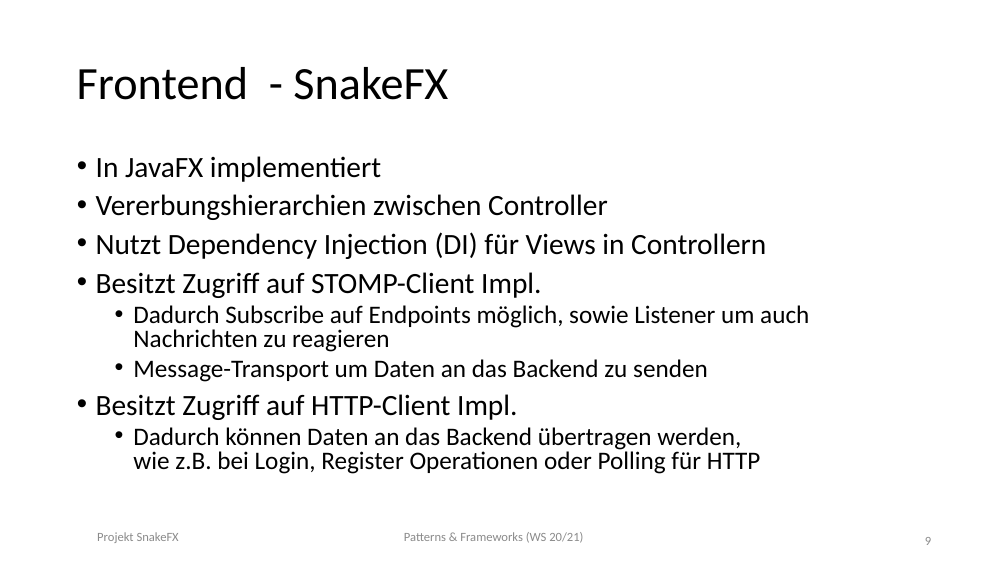
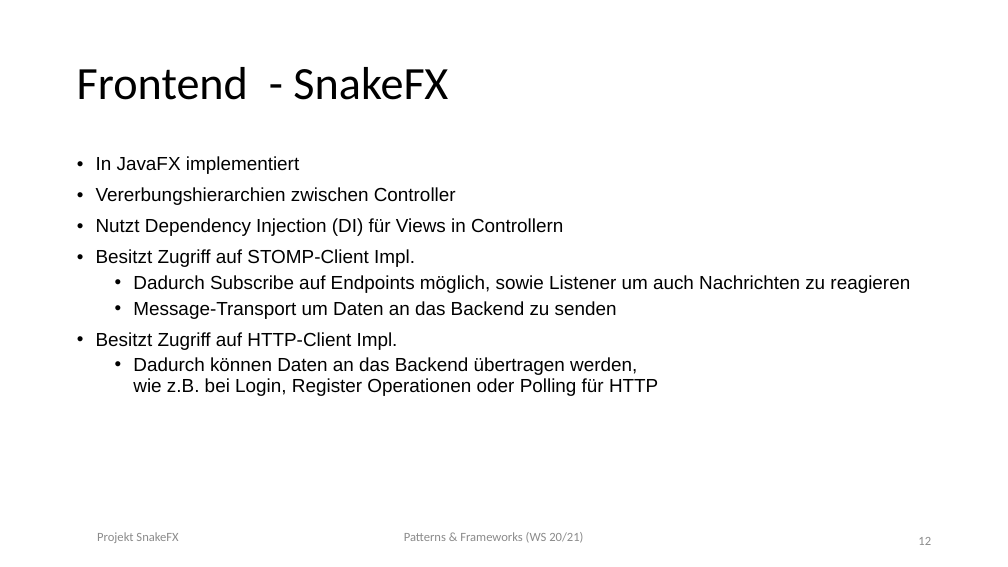
Before and after one commit to Bummelnderboris/Patterns_and_Frameworks, a slide deck: slide 12 of docs/00000_abgabe_final/3_Prasentation/Wulfert_Reidel_PF_SnakeFX.pptx (slide 9 before the commit). Drawn at 1008x567 pixels with LibreOffice and Linux fonts; fonts in the diff are those of the drawing. Boxes give left, top, right and bottom in pixels: in the first picture for what was removed or moved away, otherwise in the second. Text is boxed around its words. In the diff, an @@ line names an element or a change of style, - is before the commit and + after.

```diff
--- a/docs/00000_abgabe_final/3_Prasentation/Wulfert_Reidel_PF_SnakeFX.pptx
+++ b/docs/00000_abgabe_final/3_Prasentation/Wulfert_Reidel_PF_SnakeFX.pptx
@@ text "In JavaFX implementiert" at (96, 156, 910, 396): size 28 to 18 pt in "In JavaFX implementiert", "Vererbungshierarchien zwischen Controller", "Nutzt Dependency Injection (DI) für Views in ...", "Besitzt Zugriff auf STOMP-Client Impl." and 1 more places; font Calibri to Arial; size 24 to 18 pt in "Dadurch Subscribe auf Endpoints möglich, sowie Listener ...", "Message-Transport um Daten an das Backend zu ...", "Dadurch können Daten an das Backend übertragen ..."; line spacing 0.8 to 0.9 @@
@@ page number at (918, 537, 931, 545): text changed @@
-9
+12
```
Also in this commit, not shown: 7 other slides changed, 5 slides added, 5 other files.
